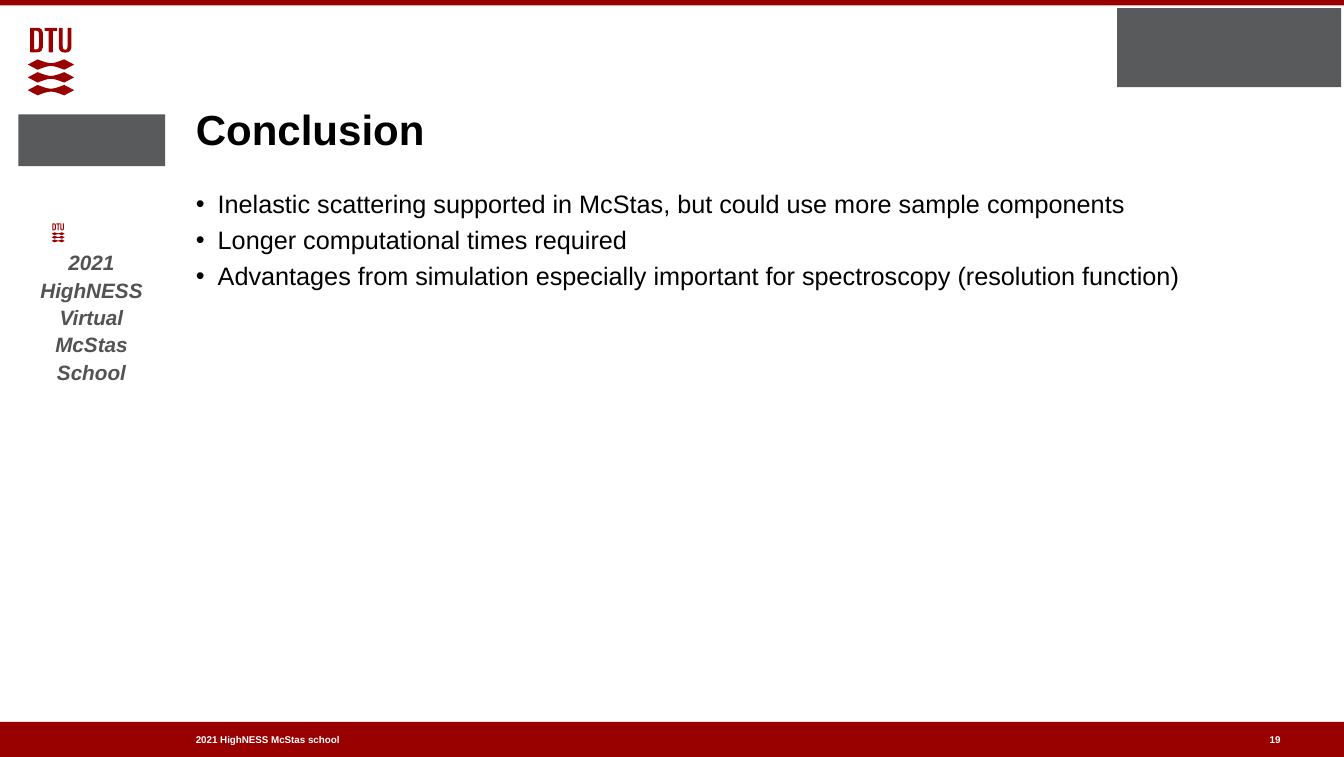
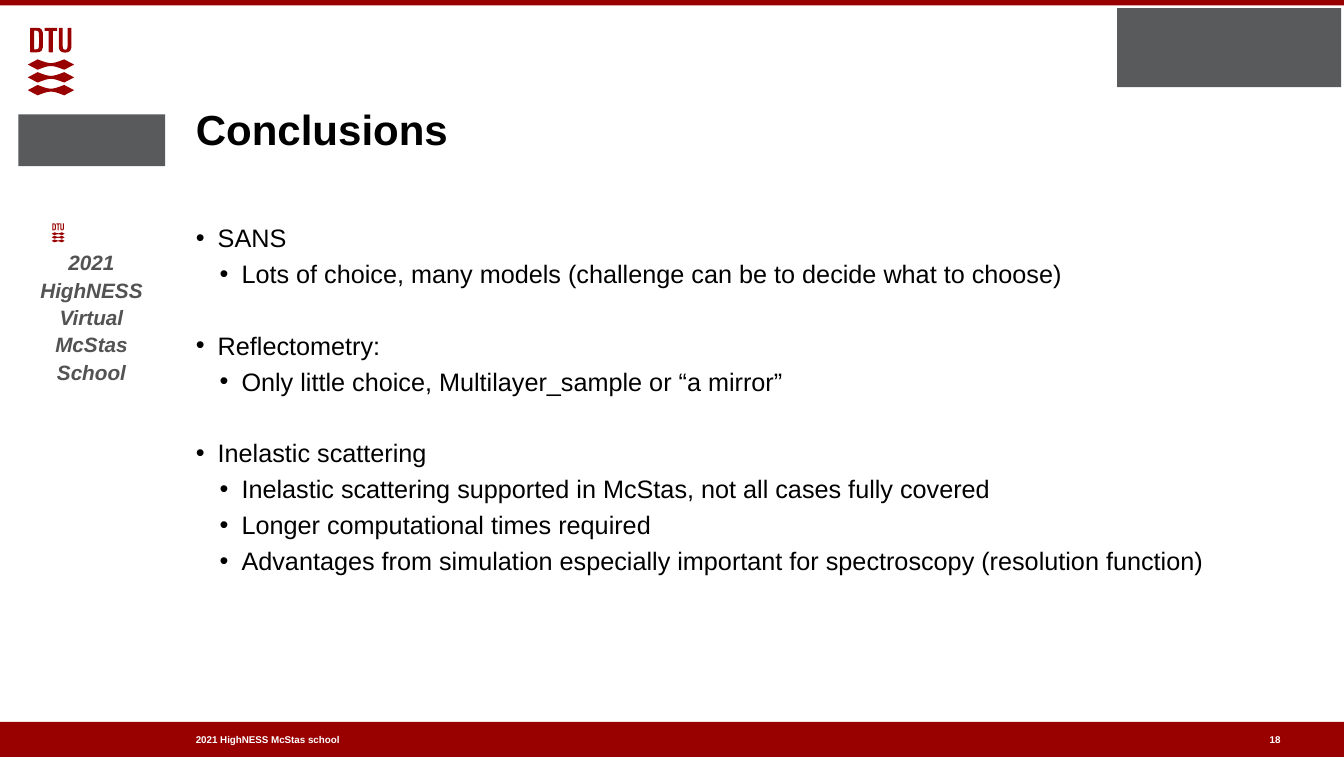
Before and after one commit to McStasMcXtrace/Schools, a slide deck: slide 18 of ESS_May_2021/Thursday_May_6th/2_Samples_II/More_samples.pptx (slide 19 before the commit). Drawn at 1344x757 pixels with LibreOffice and Linux fonts; fonts in the diff are those of the drawing; background and template pictures are left out. Boxes give left, top, right and bottom in pixels: in the first picture for what was removed or moved away, otherwise in the second. Text is boxed around its words. In the diff, an @@ line names an element or a change of style, - is before the commit and + after.

```diff
--- a/ESS_May_2021/Thursday_May_6th/2_Samples_II/More_samples.pptx
+++ b/ESS_May_2021/Thursday_May_6th/2_Samples_II/More_samples.pptx
@@ title at (x1=196, y1=114, x2=448, y2=146): text changed @@
-Conclusion
+Conclusions
@@ text "SANS" moved from (x1=218, y1=194, x2=1179, y2=291) to (x1=218, y1=229, x2=1203, y2=576) @@
@@ text at (x1=218, y1=229, x2=1062, y2=504): text changed @@
-• Inelastic scattering supported in McStas, but could use more sample components
+• SANS
+  • Lots of choice, many models (challenge can be to decide what to choose)
+• Reflectometry:
+  • Only little choice, Multilayer_sample or “a mirror”
+• Inelastic scattering
+  • Inelastic scattering supported in McStas, not all cases fully covered
@@ text at (x1=242, y1=515, x2=1203, y2=576): list level 1 to 2 in "Longer computational times required"; list level 1 to 2 in "Advantages from simulation especially important ..." @@
```
Also in this commit, not shown: 7 other slides changed, 6 slides added, 7 slides removed, 2 other files.
